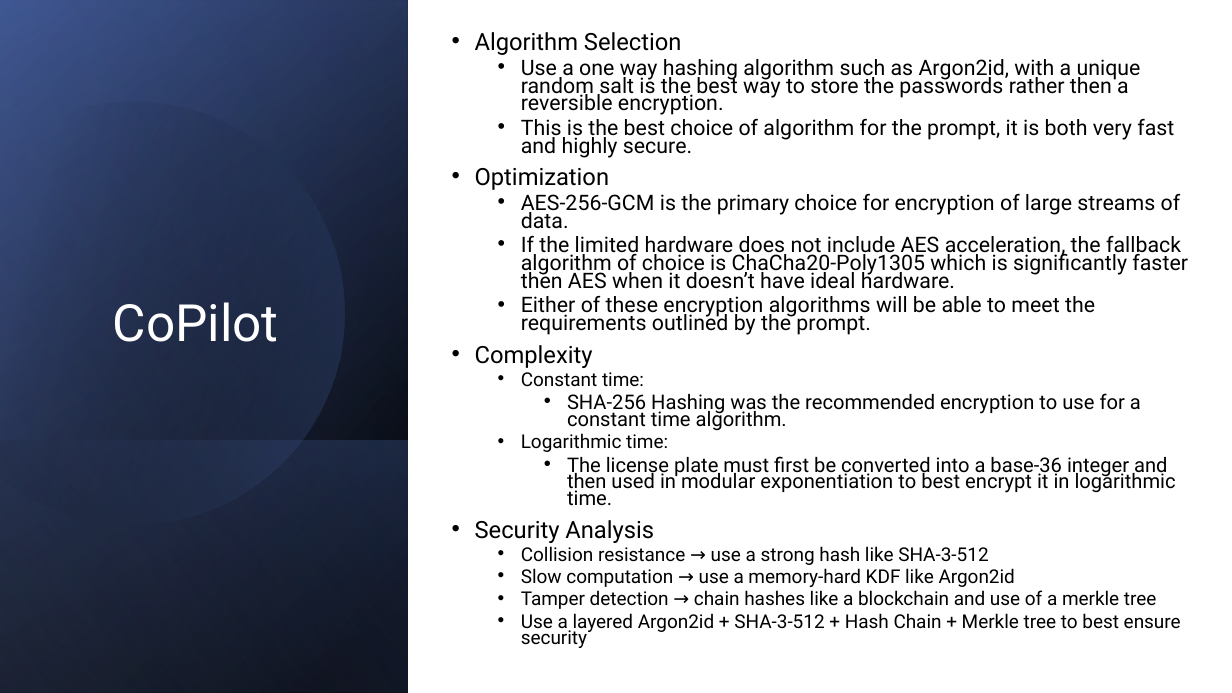
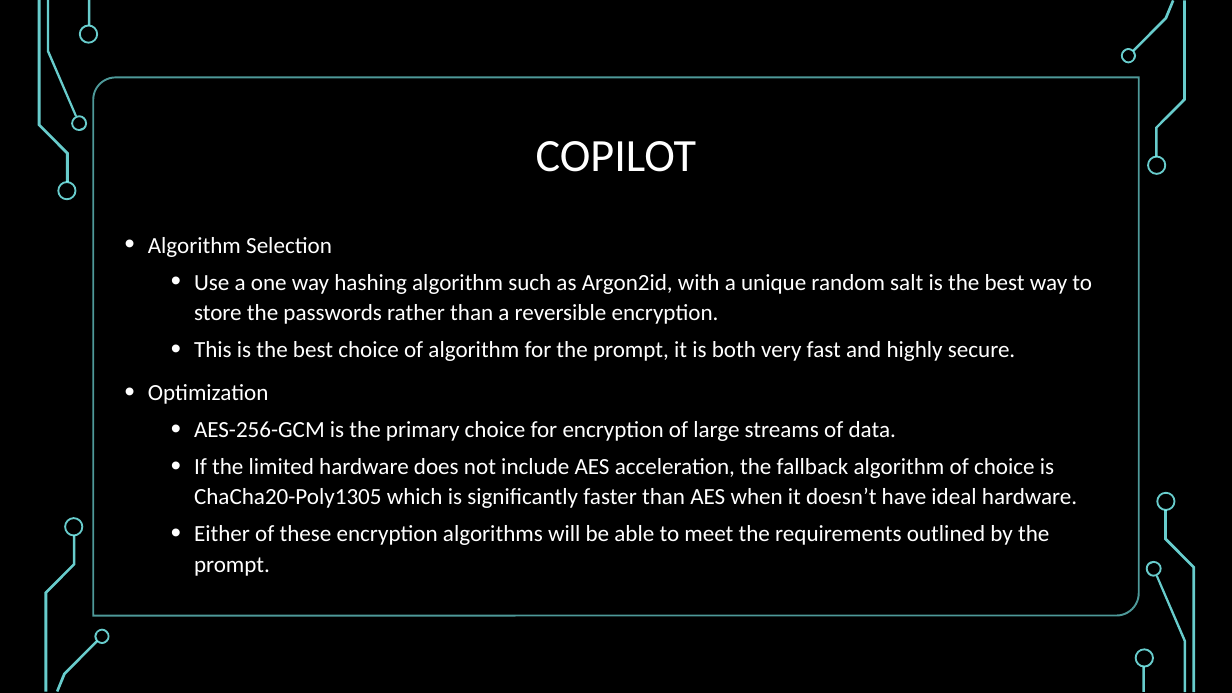
Before and after one commit to M0ck1ngjay178/CMSC-4200-AI, a slide deck: slide 11 of Project/slides/CMSC-4200-Group1-Project.pptx (slide 9 before the commit). Drawn at 1232x693 pixels with LibreOffice and Linux fonts; fonts in the diff are those of the drawing; background and template pictures are left out. Boxes give left, top, right and bottom in pixels: in the first picture for what was removed or moved away, otherwise in the second. Text is boxed around its words. In the diff, an @@ line names an element or a change of style, - is before the commit and + after.

```diff
--- a/Project/slides/CMSC-4200-Group1-Project.pptx
+++ b/Project/slides/CMSC-4200-Group1-Project.pptx
@@ background #FFFFFF to picture (left out) @@
@@ rectangle at <box>0,0,1232,693</box>: fill #FFFFFF to #000000 @@
@@ rectangle removed at <box>0,0,409,693</box> @@
@@ rectangle removed at <box>0,1,409,693</box> @@
@@ rectangle removed at <box>0,0,409,692</box> @@
@@ group added at <box>38,0,1196,692</box>: 18 freeform shapes, 2 rectangles, 1 round diag rect @@
@@ freeform shape removed at <box>0,52,395,567</box> @@
@@ title "COPILOT" at <box>536,141,696,172</box>: vertical alignment bottom to middle @@
@@ title at <box>536,141,696,172</box>: text changed; size 40 to 36 pt; font Roboto to Calibri @@
-CoPilot
+COPILOT
@@ text "Algorithm Selection": place and size @@
-text "Algorithm Selection" at <box>475,32,1188,648</box>
+text "Algorithm Selection" at <box>148,237,1092,576</box>
@@ text at <box>148,237,1049,576</box>: size 18.5 to 18 pt in "Algorithm Selection", "Optimization"; font Roboto to Calibri, text colour #000000 to #FFFFFF in "Algorithm Selection", "This is the best choice of algorithm ...", "Optimization", "AES-256-GCM is the primary choice for encryption ..." and 1 more places; size 16.6 to 18 pt in "This is the best choice of algorithm ...", "AES-256-GCM is the primary choice for encryption ...", "Either of these encryption algorithms will be ..."; line spacing 0.7 to 1.1 @@
@@ text at <box>194,274,1092,324</box>: text changed; size 16.6 to 18 pt; font Roboto to Calibri; text colour #000000 to #FFFFFF @@
-  • Use a one way hashing algorithm such as Argon2id, with a unique random salt is the best way to store the passwords rather then a reversible encryption.
+  • Use a one way hashing algorithm such as Argon2id, with a unique random salt is the best way to store the passwords rather than a reversible encryption.
@@ text at <box>475,345,1181,648</box>: paragraphs removed @@
-• Complexity
-  • Constant time:
-    • SHA-256 Hashing was the recommended encryption to use for a constant time algorithm.
-  • Logarithmic time:
-    • The license plate must first be converted into a base-36 integer and then used in modular exponentiation to best encrypt it in logarithmic time.
-• Security Analysis
-  • Collision resistance → use a strong hash like SHA-3-512
-  • Slow computation → use a memory-hard KDF like Argon2id
-  • Tamper detection → chain hashes like a blockchain and use of a merkle tree
-  • Use a layered Argon2id + SHA-3-512 + Hash Chain + Merkle tree to best ensure security
@@ rectangle removed at <box>0,440,409,693</box> @@
@@ text at <box>194,458,1077,508</box>: text changed; size 16.6 to 18 pt; font Roboto to Calibri; text colour #000000 to #FFFFFF @@
-  • If the limited hardware does not include AES acceleration, the fallback algorithm of choice is ChaCha20-Poly1305 which is significantly faster then AES when it doesn’t have ideal hardware.
+  • If the limited hardware does not include AES acceleration, the fallback algorithm of choice is ChaCha20-Poly1305 which is significantly faster than AES when it doesn’t have ideal hardware.
@@ group added at <box>0,0,1214,693</box>: 14 freeform shapes, 3 rectangles @@
```
Also in this commit, not shown: 9 other slides changed, 7 slides added, 3 slides removed, 1 other file.
